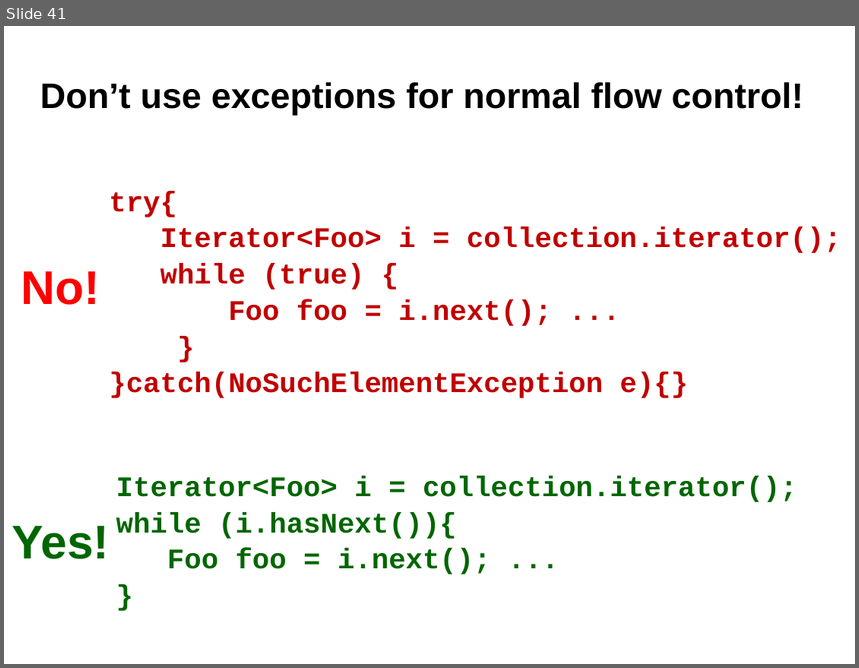
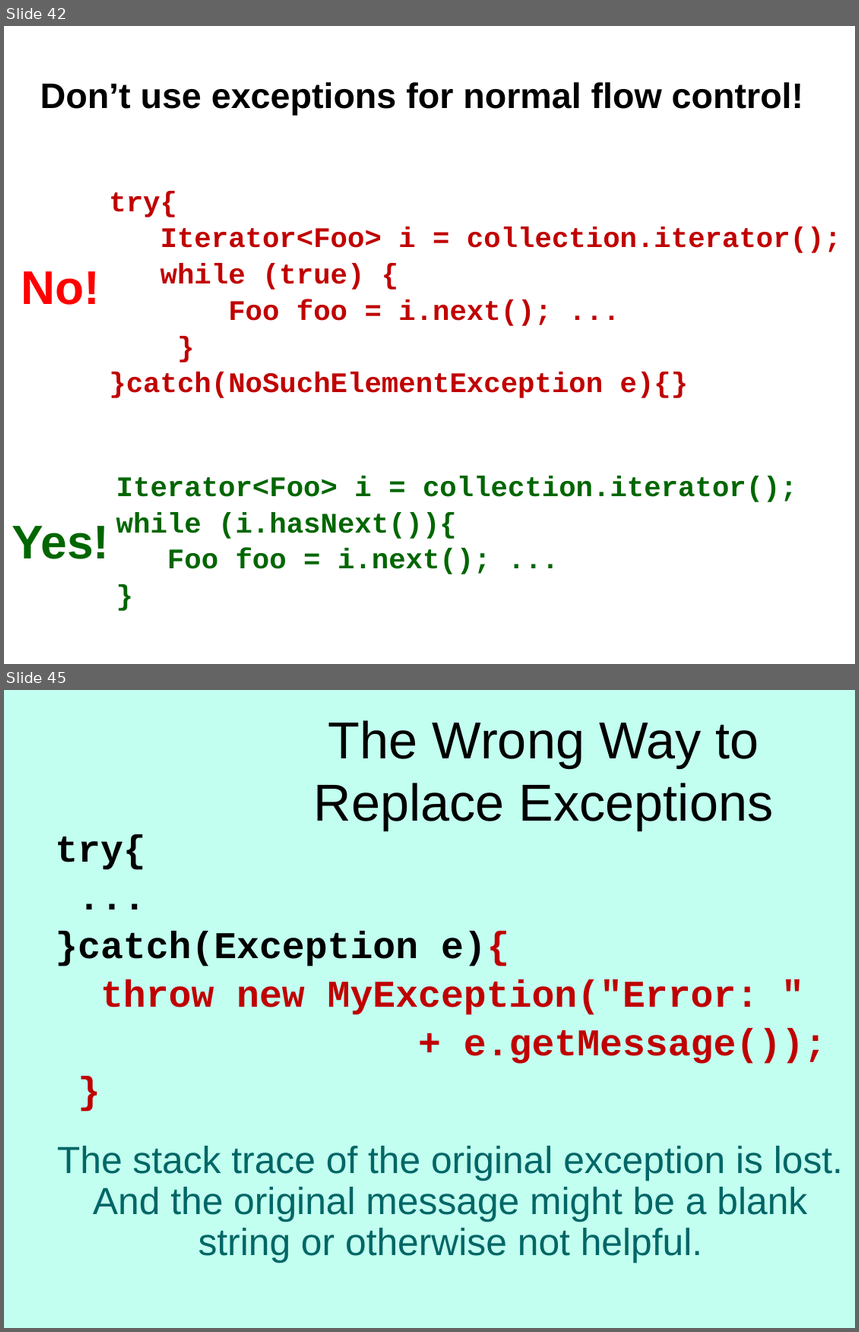
Before and after one commit to Cy-FairCS/cs3, a slide deck: u02d_exceptions/notes/a_Java Exceptions.pptx. Shown one above the other, each under a label of ours: slide 41 before the commit, slides 42 and 45 after it; the slides between them are not shown. The pictures are 859x668 and 859x1332 pixels, drawn with LibreOffice and Linux fonts; fonts in the diff are those of the drawing. Boxes give left, top, right and bottom in pixels: in the first picture for what was removed or moved away, otherwise in the second. Text is boxed around its words. In the diff, an @@ line names an element or a change of style, - is before the commit and + after.

Commit message:
Updated exceptions ppts

```diff
--- a/u02d_exceptions/notes/a_Java Exceptions.pptx
+++ b/u02d_exceptions/notes/a_Java Exceptions.pptx
@@ slide 45 added at [4, 690, 855, 1328], background #C2FFF0 @@
@@ title added at [314, 720, 774, 830], 44 pt, text #000000 @@
+The Wrong Way to Replace Exceptions
@@ text added at [55, 834, 843, 1263], 32 pt, text #006666 @@
+try{
+...
+}catch(Exception e){
+throw new MyException("Error: "
++ e.getMessage());
+}
+The stack trace of the original exception is lost. And the original message might be a blank string or otherwise not helpful.
@@ what was slide 41 is now slide 42 @@
```
Also in this commit, not shown: 5 slides changed, 4 other slides added, 2 slides removed, 1 other file.
